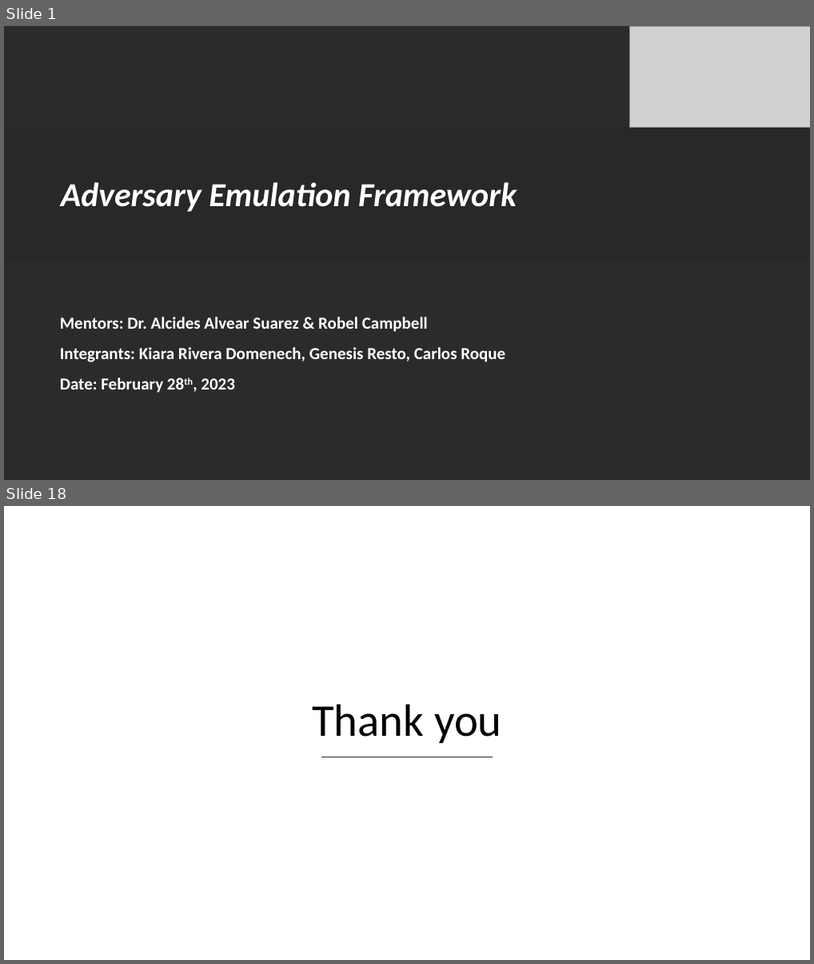
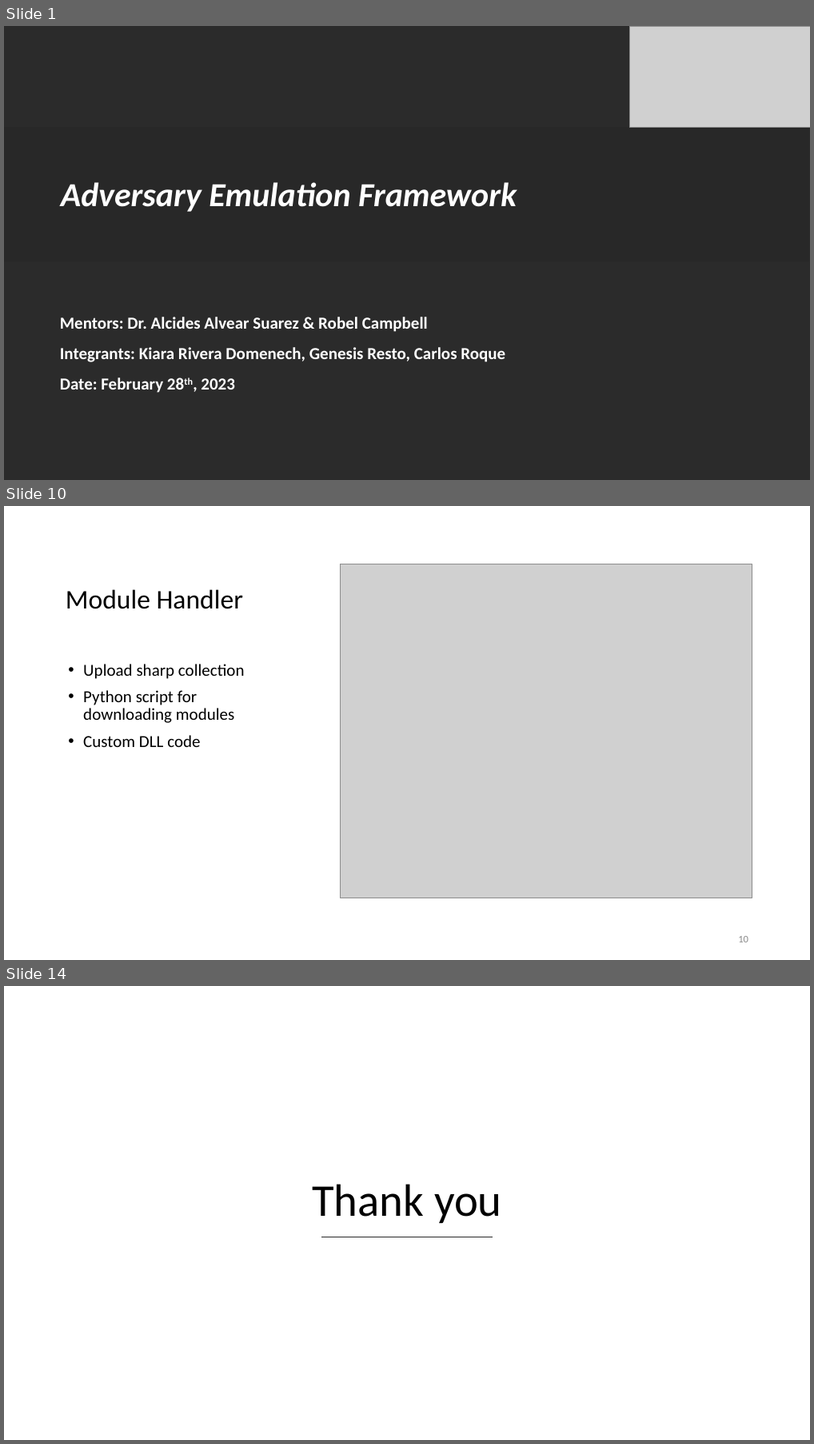
Before and after one commit to racoten/Capstone, a slide deck: Design/Capstone Final Presentation.pptx. Shown one above the other, each under a label of ours: slides 1 and 18 before the commit, slides 1, 10 and 14 after it; the slides between them are not shown. The pictures are 814x964 and 814x1444 pixels, drawn with LibreOffice and Linux fonts; fonts in the diff are those of the drawing; grey boxes stand for pictures; background and template pictures are left out; a plain dark background stands for a picture behind light text. Boxes give left, top, right and bottom in pixels: in the first picture for what was removed or moved away, otherwise in the second. Text is boxed around its words. In the diff, an @@ line names an element or a change of style, - is before the commit and + after.

```diff
--- a/Design/Capstone Final Presentation.pptx
+++ b/Design/Capstone Final Presentation.pptx
@@ slide 10 added at box(4, 506, 810, 960), background #FFFFFF @@
@@ picture added at box(341, 564, 753, 898) @@
@@ title added at box(66, 589, 243, 609), 32 pt, text #000000 @@
+Module Handler
@@ text added at box(83, 664, 245, 747), 20 pt, text #000000 @@
+• Upload sharp collection
+• Python script for downloading modules
+• Custom DLL code
@@ page number added at box(738, 936, 749, 942), 12 pt, text #8C8C8C @@
+10
@@ what was slide 18 is now slide 14 @@
```
Also in this commit, not shown: 5 slides changed, 6 other slides added, 11 slides removed, 7 other files.
